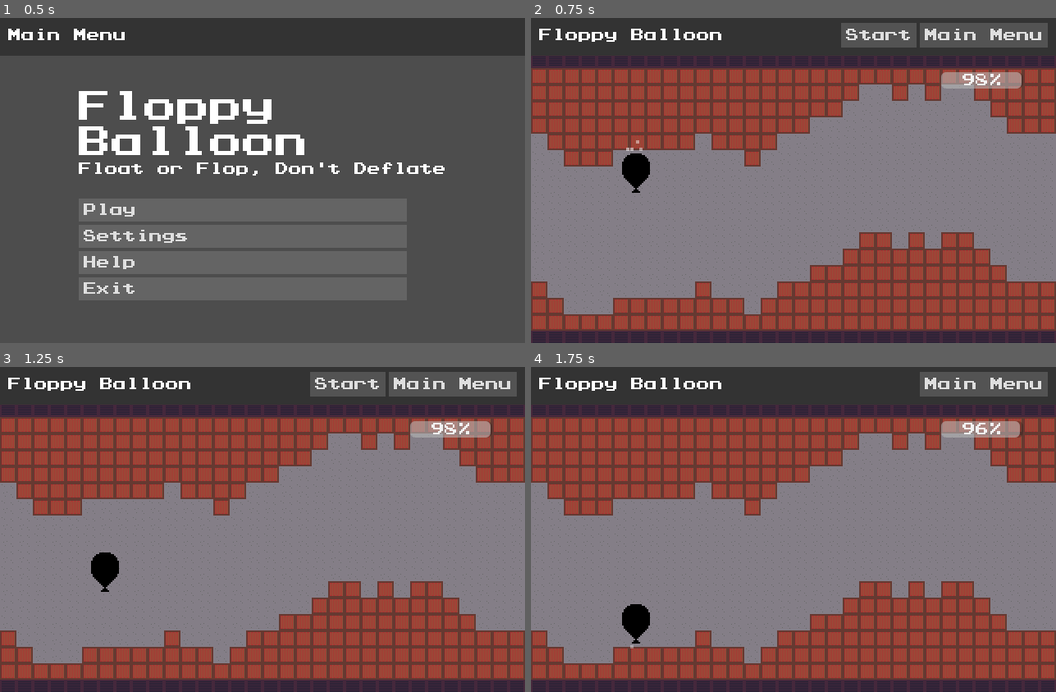
Above: before the commit, frames 1-4 (two rows, left to right).
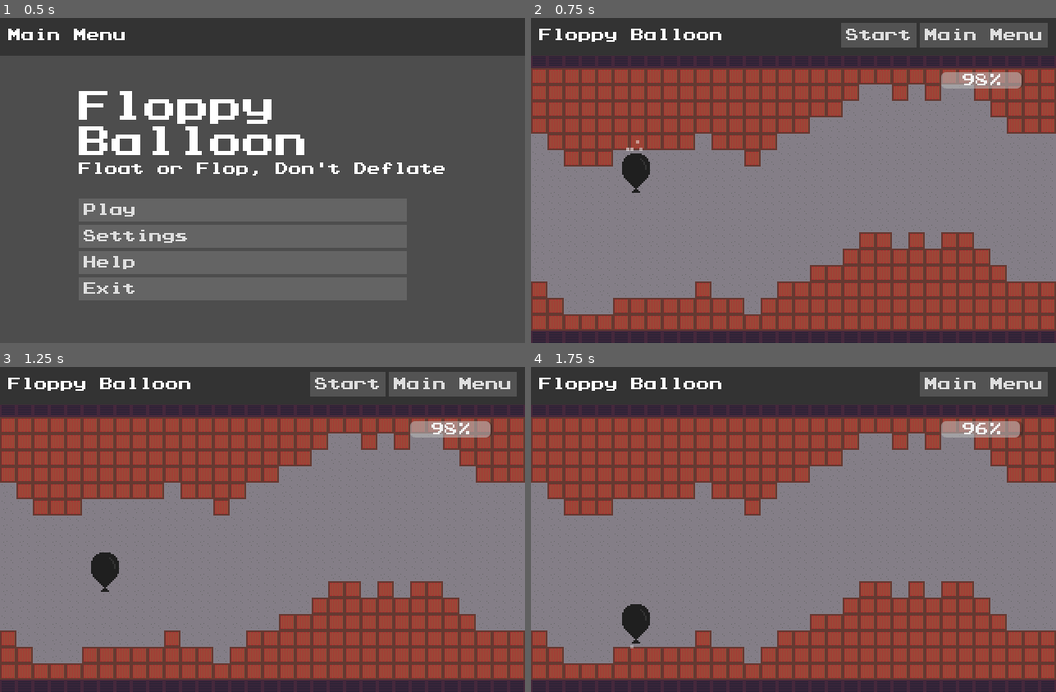
Above: after the commit, the same moments.

Repository: omniuni/Godot_Scroller_Floppy_Balloon
Game: Godot game, scene res://Scenes/screen_menu.tscn
Two runs of this game, one before a commit and one after it. Both use one fixed random seed, a clock stepped at 60 frames per second and the inputs below. Sound files missing from this copy of the repository are replaced by a short silence.
Inputs:
- Up to frame 1 (0.5 s): no input
- Up to frame 2 (0.75 s): click "Play" at 0.5 s
- Up to frame 3 (1.25 s): no input
- Up to frame 4 (1.75 s): click "Start" at 1.25 s

Frame 1 is identical in both runs. In frame 2, 0.4% of the frame differs, in the area x 17-23%, y 41-54%; in frame 3, 0.4%; in frame 4, 0.4%.

Commit message:
add menu audio

Diff:
--- a/Scenes/virtual_beeper.tscn
+++ b/Scenes/virtual_beeper.tscn
@@ -1,10 +1,11 @@
-[gd_scene load_steps=6 format=3 uid="uid://dfrpg72d7im4j"]
+[gd_scene load_steps=7 format=3 uid="uid://dfrpg72d7im4j"]
 
 [ext_resource type="Script" uid="uid://bl1wat0ycj36f" path="res://Scripts/virtual_beeper.gd" id="1_idpjf"]
 [ext_resource type="AudioStream" uid="uid://bd5bl1cu28xw5" path="res://Gfx/sine440_1000ms.ogg" id="2_c5d5v"]
 [ext_resource type="AudioStream" uid="uid://d138l3hpbqjn0" path="res://Gfx/floating.ogg" id="3_7noch"]
 [ext_resource type="AudioStream" uid="uid://bt7tn2dvkjd4j" path="res://Gfx/balloon_hiss.ogg" id="4_hccw1"]
 [ext_resource type="AudioStream" uid="uid://b2sj7ixnlxm4i" path="res://Gfx/balloon_bop.ogg" id="5_4irfp"]
+[ext_resource type="AudioStream" uid="uid://bn3ucbyd87xod" path="res://Gfx/inflating.ogg" id="6_mt22n"]
 
 [node name="Beeper" type="Node"]
 script = ExtResource("1_idpjf")
@@ -31,4 +32,10 @@
 pitch_scale = 3.3
 max_polyphony = 2
 
+[node name="mbgm" type="AudioStreamPlayer" parent="."]
+stream = ExtResource("6_mt22n")
+volume_db = -20.0
+pitch_scale = 0.8
+parameters/looping = true
+
 [connection signal="finished" from="balloon" to="." method="_on_balloon_finished"]
--- a/Scripts/item_balloon.gd
+++ b/Scripts/item_balloon.gd
@@ -37,7 +37,7 @@
 var balloon: Sprite2D = $RigidBodyBalloon/Balloon
 
 func _ready() -> void:
-	balloon.self_modulate = GameSettings.Color_P1
+	balloon.self_modulate = GameSettings.Color_P1.lightened(0.2)
 	generator.seed = GameSettings.Seed
 	balloon_life.emit(snapped(Current_Life/Max_Life, 0.01)*100)
 	pass
--- a/Scripts/screen_menu.gd
+++ b/Scripts/screen_menu.gd
@@ -5,6 +5,7 @@
 	# No way to "Exit" on the web.
 	var button_exit: Button = $MarginContainer/VBoxContainer/VBoxOptions/ButtonExit
 	button_exit.visible = OS.get_name() != "Web"
+	Beeper.mbgm_start()
 	pass
 
 func _on_button_notes_pressed() -> void:
@@ -26,3 +27,8 @@
 	Beeper.play_ui()
 	Scenes.quit(get_tree())
 	pass
+
+func _notification(notification_int: int) -> void:
+	if notification_int == NOTIFICATION_EXIT_TREE:
+		Beeper.mbgm_stop()
+	pass
--- a/Scripts/virtual_beeper.gd
+++ b/Scripts/virtual_beeper.gd
@@ -11,6 +11,9 @@
 
 @onready
 var bgm: AudioStreamPlayer = $bgm
+
+@onready
+var mbgm: AudioStreamPlayer = $mbgm
 
 @onready
 var hiss: AudioStreamPlayer = $balloon
@@ -33,6 +36,18 @@
 func bgm_stop():
 	if bgm.playing:
 		bgm.stop()
+	pass
+
+func mbgm_start():
+	if not GameSettings.Audio_Enabled:
+		return
+	if not mbgm.playing:
+		mbgm.play()
+	pass
+
+func mbgm_stop():
+	if mbgm.playing:
+		mbgm.stop()
 	pass
 
 func hiss_start():
Not shown, added: Gfx/inflating.ogg.import
Not shown, added: Gfx/inflating.ogg
